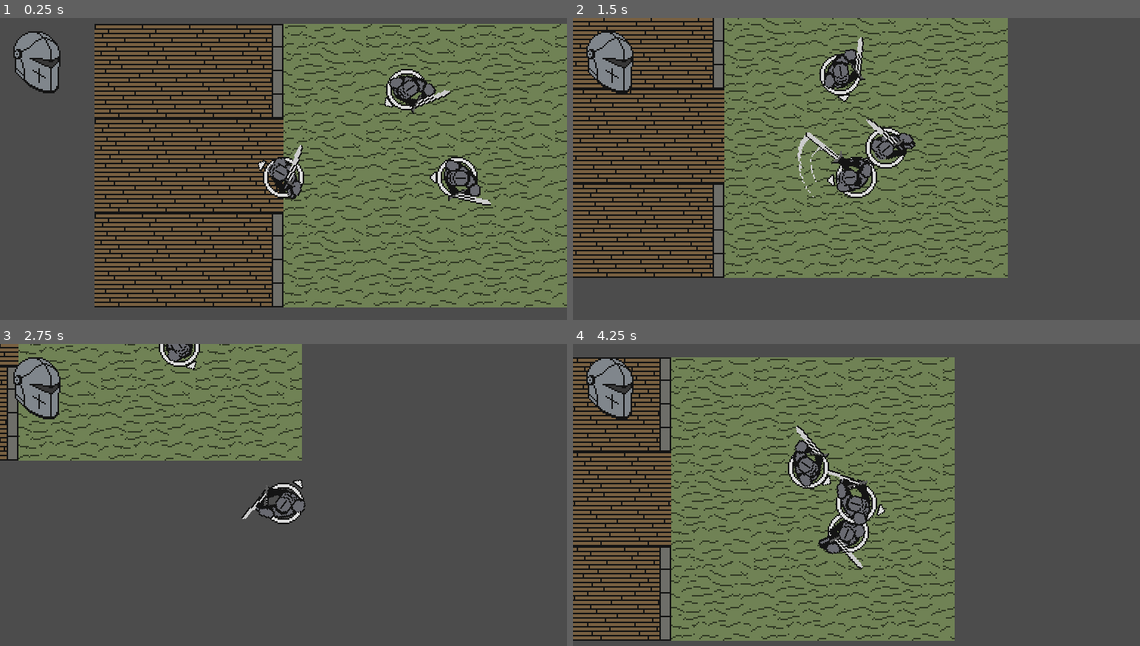
Above: before the commit, frames 1-4 (two rows, left to right).
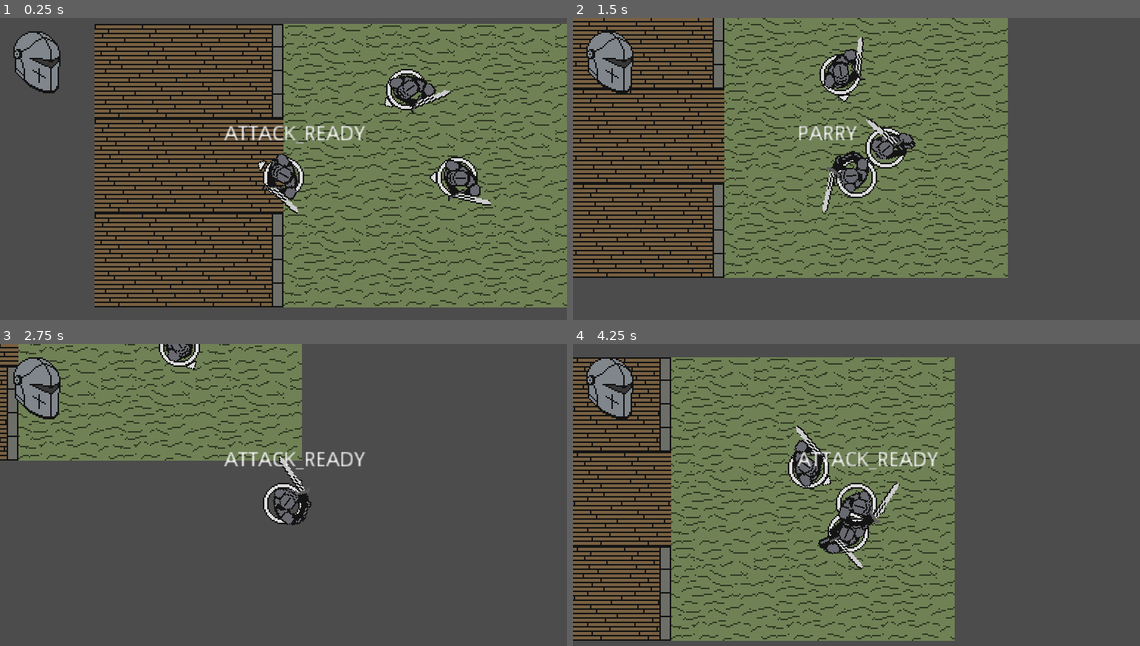
Above: after the commit, the same moments.

Repository: BGuerrero825/Slasher
Game: Godot game, scene res://Base.tscn
Two runs of this game, one before a commit and one after it. Both use one fixed random seed, a clock stepped at 60 frames per second and the inputs below.
Inputs (mouse positions are in pixels of both pictures, inside the frame that each line leads up to):
- Up to frame 1 (0.25 s): no input
- Up to frame 2 (1.5 s): move the mouse to (981, 162) at 0.52 s; press the mouse at (981, 162) at 0.53 s; hold D (move_right) 0.53-1.28 s; right-click (981, 162) at 0.8 s; move the mouse to (743, 193) at 1.27 s; release the mouse at (743, 193) at 1.28 s; hold S (move_down) from 1.28 s (still down); right-click (743, 193) at 1.35 s
- Up to frame 3 (2.75 s): click (170, 519) at 1.55 s; move the mouse to (340, 434) at 2.02 s; release S (move_down) at 2.03 s; press the mouse at (340, 434) at 2.03 s; hold D (move_right) from 2.03 s (still down); right-click (340, 434) at 2.3 s
- Up to frame 4 (4.25 s): move the mouse to (828, 567) at 2.77 s; release D (move_right) at 2.78 s; release the mouse at (828, 567) at 2.78 s; hold Up (move_up) 2.78-3.53 s; right-click (828, 567) at 2.85 s; click (828, 567) at 3.05 s; move the mouse to (1026, 552) at 3.52 s; press the mouse at (1026, 552) at 3.53 s; hold A (move_left) from 3.53 s (still down); right-click (1026, 552) at 3.8 s

The runs differ from the first frame. In frame 1, 1.0% of the frame differs, in the area x 39-65%, y 35-65%; in frame 2, 1.0%; in frame 3, 1.3%, in the area x 39-65%, y 35-61%; in frame 4, 1.3%.

Commit message:
functional parry implemented

Diff:
--- a/code/player.gd
+++ b/code/player.gd
@@ -4,22 +4,28 @@
 export var player_health = 40
 
 #movement constants
-export var MAX_SPEED = 150
-export var ACCELERATION = 1000
-export var FRICTION = 750
+export var MAX_SPEED := 150.0
+export var ACCELERATION := 1000.0
+export var FRICTION := 750.0
 
-export var LIGHT_ATTACK_COOLDOWN_TIME = .5
-export var HEAVY_ATTACK_COOLDOWN_TIME = 1.0
+export var LIGHT_ATTACK_COOLDOWN_TIME := .5
+export var HEAVY_ATTACK_COOLDOWN_TIME := 1.0
+export var PARRY_COOLDOWN_TIME := .4
 
-export var LIGHT_ATTACK_WINDOW = .8
-export var HEAVY_ATTACK_WINDOW = .5
+export var PARRY_INVINCIBILITY_TIME := .8
 
-export var LIGHT_ATTACK_DMG = 1
-export var HEAVY_ATTACK_DMG = 2
+export var LIGHT_ATTACK_WINDOW := .8
+export var HEAVY_ATTACK_WINDOW := .5
 
-enum {ATTACK_READY, LIGHT_WINDUP, HEAVY_WINDUP, LIGHT_ATTACKING, HEAVY_ATTACKING, ATTACK_COOLDOWN}
+export var LIGHT_ATTACK_DMG := 1
+export var HEAVY_ATTACK_DMG := 2
+
+enum {ATTACK_READY, LIGHT_WINDUP, HEAVY_WINDUP, LIGHT_ATTACKING, HEAVY_ATTACKING, ATTACK_COOLDOWN, PARRY}
 
 var attack_state = ATTACK_READY
+
+var parry_available = true
+var invincible = false
 
 var current_damage = 0
 
@@ -71,9 +77,19 @@
 			current_damage = HEAVY_ATTACK_DMG
 			$attack_cooldown_timer.start(HEAVY_ATTACK_COOLDOWN_TIME)
 
+		PARRY:
+			$Label.text = 'PARRY'
+			animation.play("Parry")
+			attack_state = ATTACK_COOLDOWN
+			$attack_cooldown_timer.start(PARRY_COOLDOWN_TIME)
+
 		ATTACK_COOLDOWN:
 			$light_windup_timer.stop()
 			$heavy_windup_timer.stop()
+
+	# Parry allowed in following states
+	if Input.is_action_just_pressed("block") and parry_available:# and attack_state in []:
+		attack_state = PARRY
 
 	# MOVEMENT CODE
 	#set input vector based on input strength from x axis (a/d) and y axis (w/s)
@@ -113,7 +129,21 @@
 
 
 func _on_hurtbox_damage_taken(amount):
-	player_health -= amount
-	print("Player_Health: ", player_health)
+
+	if not invincible:
+		player_health -= amount
+		print("Player_Health: ", player_health)
+	else:
+		print("BLOCKED ATTACK WITH I FRAME")
+
 	if player_health <= 0:
 		print("PLAYER IS FUCKING DEAD")
+
+
+func _on_blockbox_blocked_attack():
+	$parry_invincible_timer.start(PARRY_INVINCIBILITY_TIME)
+	invincible = true
+
+
+func _on_parry_invincible_timer_timeout():
+	invincible = false
--- /dev/null
+++ b/objects/blockbox.gd
@@ -0,0 +1,6 @@
+extends Area2D
+
+signal blocked_attack
+
+func take_damage(amount):
+	emit_signal("blocked_attack")
--- a/objects/player.tscn
+++ b/objects/player.tscn
@@ -1,10 +1,11 @@
-[gd_scene load_steps=14 format=2]
+[gd_scene load_steps=16 format=2]
 
 [ext_resource path="res://art/knight.png" type="Texture" id=1]
 [ext_resource path="res://art/direction_indicator.png" type="Texture" id=2]
 [ext_resource path="res://art/character_plate.png" type="Texture" id=3]
 [ext_resource path="res://objects/hurtbox.gd" type="Script" id=4]
 [ext_resource path="res://code/player.gd" type="Script" id=5]
+[ext_resource path="res://objects/blockbox.gd" type="Script" id=6]
 
 [sub_resource type="RectangleShape2D" id=1]
 extents = Vector2( 16, 20 )
@@ -87,7 +88,34 @@
 }
 
 [sub_resource type="Animation" id=6]
-resource_name = "Prep"
+resource_name = "Parry"
+length = 0.6
+tracks/0/type = "value"
+tracks/0/path = NodePath("character:frame")
+tracks/0/interp = 1
+tracks/0/loop_wrap = true
+tracks/0/imported = false
+tracks/0/enabled = true
+tracks/0/keys = {
+"times": PoolRealArray( 0, 0.3, 0.5 ),
+"transitions": PoolRealArray( 1, 1, 1 ),
+"update": 1,
+"values": [ 12, 13, 0 ]
+}
+tracks/1/type = "value"
+tracks/1/path = NodePath("blockbox/CollisionShape2D:disabled")
+tracks/1/interp = 1
+tracks/1/loop_wrap = true
+tracks/1/imported = false
+tracks/1/enabled = true
+tracks/1/keys = {
+"times": PoolRealArray( 0, 0.5 ),
+"transitions": PoolRealArray( 1, 1 ),
+"update": 1,
+"values": [ false, true ]
+}
+
+[sub_resource type="Animation" id=7]
 tracks/0/type = "value"
 tracks/0/path = NodePath("character:frame")
 tracks/0/interp = 1
@@ -136,7 +164,6 @@
 texture = ExtResource( 1 )
 vframes = 3
 hframes = 6
-frame = 7
 
 [node name="hitbox" type="Area2D" parent="center"]
 collision_layer = 2
@@ -148,9 +175,9 @@
 disabled = true
 
 [node name="blockbox" type="Area2D" parent="center"]
-visible = false
 collision_layer = 0
-collision_mask = 0
+collision_mask = 2147483649
+script = ExtResource( 6 )
 
 [node name="CollisionShape2D" type="CollisionShape2D" parent="center/blockbox"]
 position = Vector2( 16, 0 )
@@ -161,21 +188,21 @@
 anims/Heavy = SubResource( 3 )
 anims/Idle = SubResource( 4 )
 anims/Light = SubResource( 5 )
-anims/Prep = SubResource( 6 )
-anims/Windup = SubResource( 7 )
+anims/Parry = SubResource( 6 )
+anims/Prep = SubResource( 7 )
+anims/Windup = SubResource( 8 )
 
 [node name="CollisionShape2D" type="CollisionShape2D" parent="."]
-shape = SubResource( 8 )
+shape = SubResource( 9 )
 
 [node name="hurtbox" type="Area2D" parent="."]
 collision_layer = 0
 script = ExtResource( 4 )
 
 [node name="CollisionShape2D" type="CollisionShape2D" parent="hurtbox"]
-shape = SubResource( 8 )
+shape = SubResource( 9 )
 
 [node name="Label" type="Label" parent="."]
-visible = false
 margin_left = -40.0
 margin_top = -36.0
 margin_bottom = -22.0
@@ -192,8 +219,13 @@
 
 [node name="heavy_windup_timer" type="Timer" parent="."]
 one_shot = true
+
+[node name="parry_invincible_timer" type="Timer" parent="."]
+one_shot = true
 [connection signal="area_entered" from="center/hitbox" to="." method="_on_hitbox_area_entered"]
+[connection signal="blocked_attack" from="center/blockbox" to="." method="_on_blockbox_blocked_attack"]
 [connection signal="damage_taken" from="hurtbox" to="." method="_on_hurtbox_damage_taken"]
 [connection signal="timeout" from="attack_cooldown_timer" to="." method="_on_attack_cooldown_timer_timeout"]
 [connection signal="timeout" from="light_windup_timer" to="." method="_on_light_windup_timer_timeout"]
 [connection signal="timeout" from="heavy_windup_timer" to="." method="_on_heavy_windup_timer_timeout"]
+[connection signal="timeout" from="parry_invincible_timer" to="." method="_on_parry_invincible_timer_timeout"]
Not shown: 2 places in objects/player.tscn that only renumber resources
